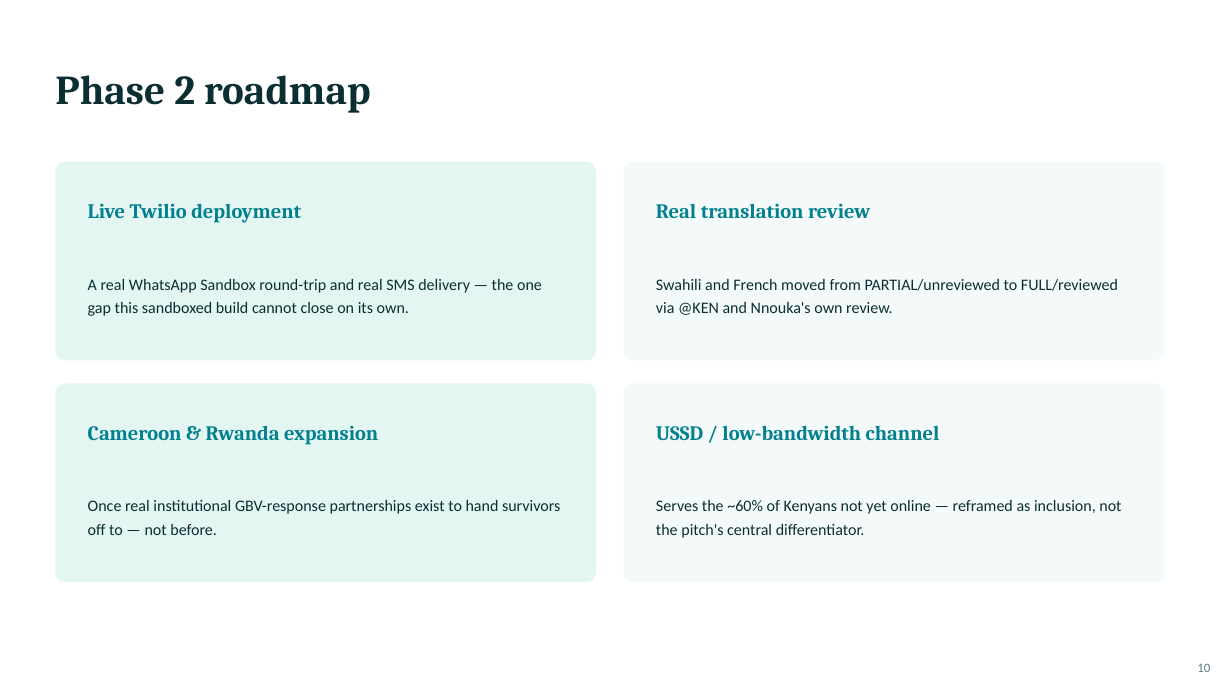
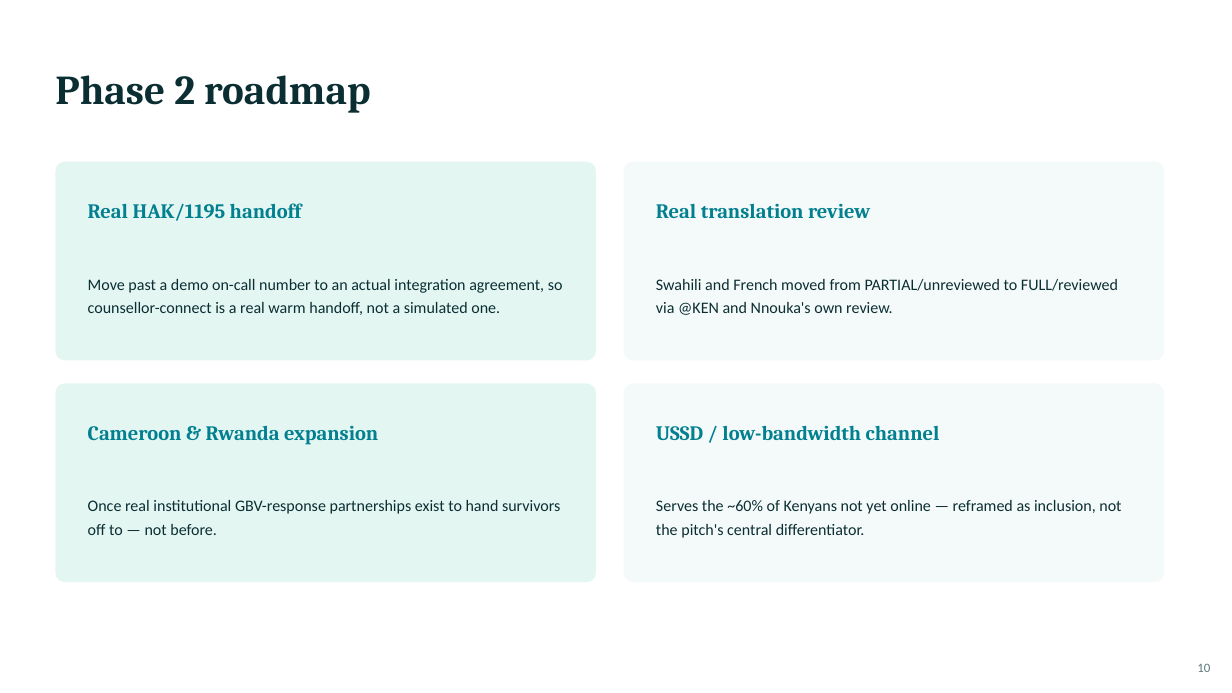
Before and after one commit to Nnouka/vimbiso, a slide deck: slide 10 of submission/vimbiso-pitch-deck.pptx. Drawn at 1232x693 pixels with LibreOffice and Linux fonts; fonts in the diff are those of the drawing. Boxes give left, top, right and bottom in pixels: in the first picture for what was removed or moved away, otherwise in the second. Text is boxed around its words. In the diff, an @@ line names an element or a change of style, - is before the commit and + after.

```diff
--- a/submission/vimbiso-pitch-deck.pptx
+++ b/submission/vimbiso-pitch-deck.pptx
@@ text at [88, 203, 302, 221]: text changed @@
-Live Twilio deployment
+Real HAK/1195 handoff
@@ text at [88, 279, 563, 315]: text changed @@
-A real WhatsApp Sandbox round-trip and real SMS delivery — the one gap this sandboxed build cannot close on its own.
+Move past a demo on-call number to an actual integration agreement, so counsellor-connect is a real warm handoff, not a simulated one.
```
Also in this commit, not shown: 2 other slides changed, 2 other files.
